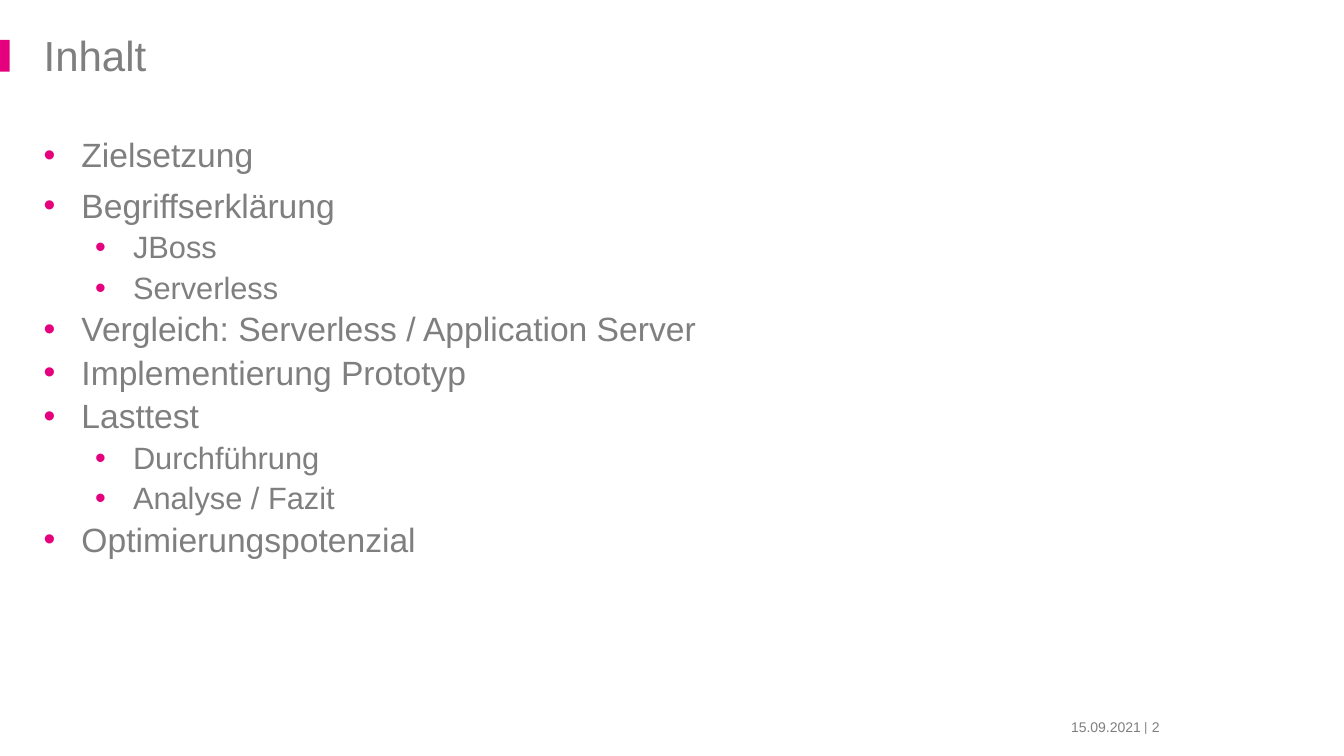
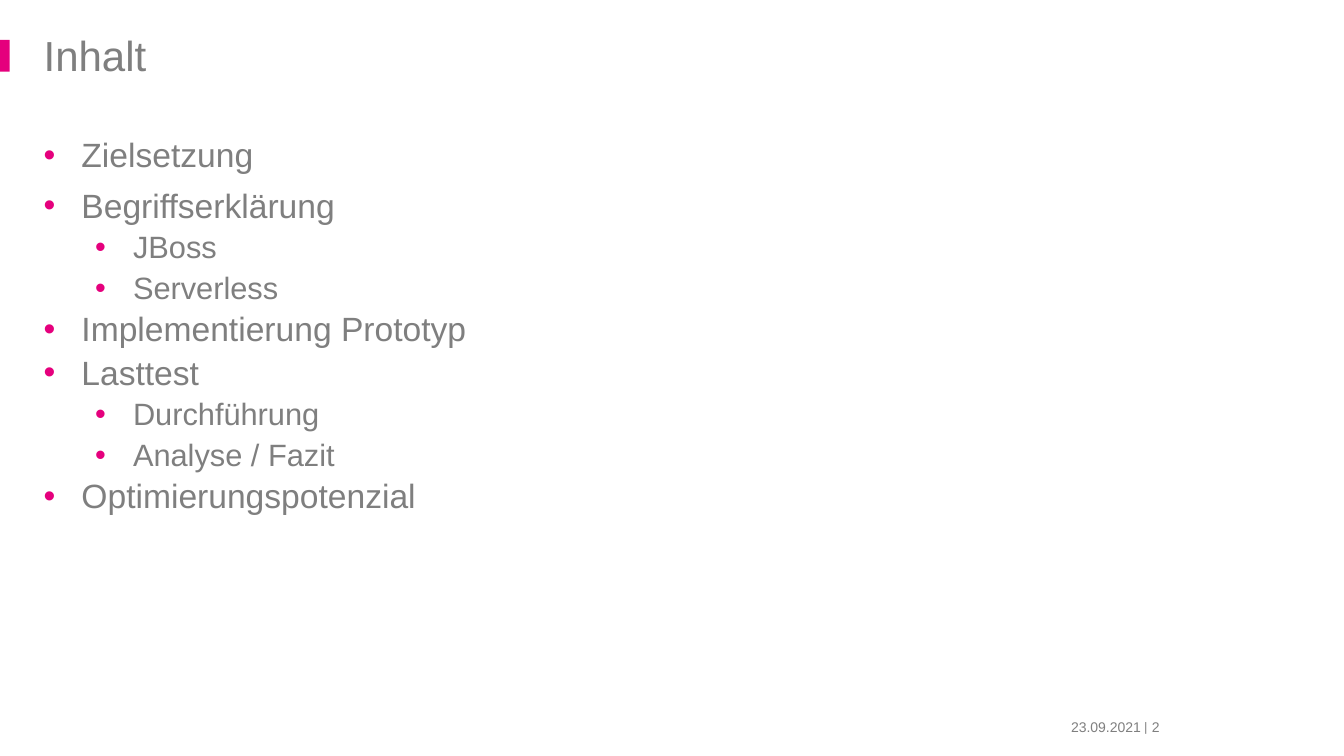
Before and after one commit to derMacon/serverless-bsc-thesis, a slide deck: slide 2 of slides/dps/hoffmann_serverless_dps.pptx. Drawn at 1344x756 pixels with LibreOffice and Linux fonts; fonts in the diff are those of the drawing; background and template pictures are left out. Boxes give left, top, right and bottom in pixels: in the first picture for what was removed or moved away, otherwise in the second. Text is boxed around its words. In the diff, an @@ line names an element or a change of style, - is before the commit and + after.

```diff
--- a/slides/dps/hoffmann_serverless_dps.pptx
+++ b/slides/dps/hoffmann_serverless_dps.pptx
@@ text at (x1=81, y1=316, x2=696, y2=348): paragraph removed @@
-  • Vergleich: Serverless / Application Server
@@ text at (x1=1071, y1=722, x2=1141, y2=732): text changed @@
-15.09.2021
+23.09.2021
```
Also in this commit, not shown: 30 other slides changed, 1 slide added, 3 other files.
